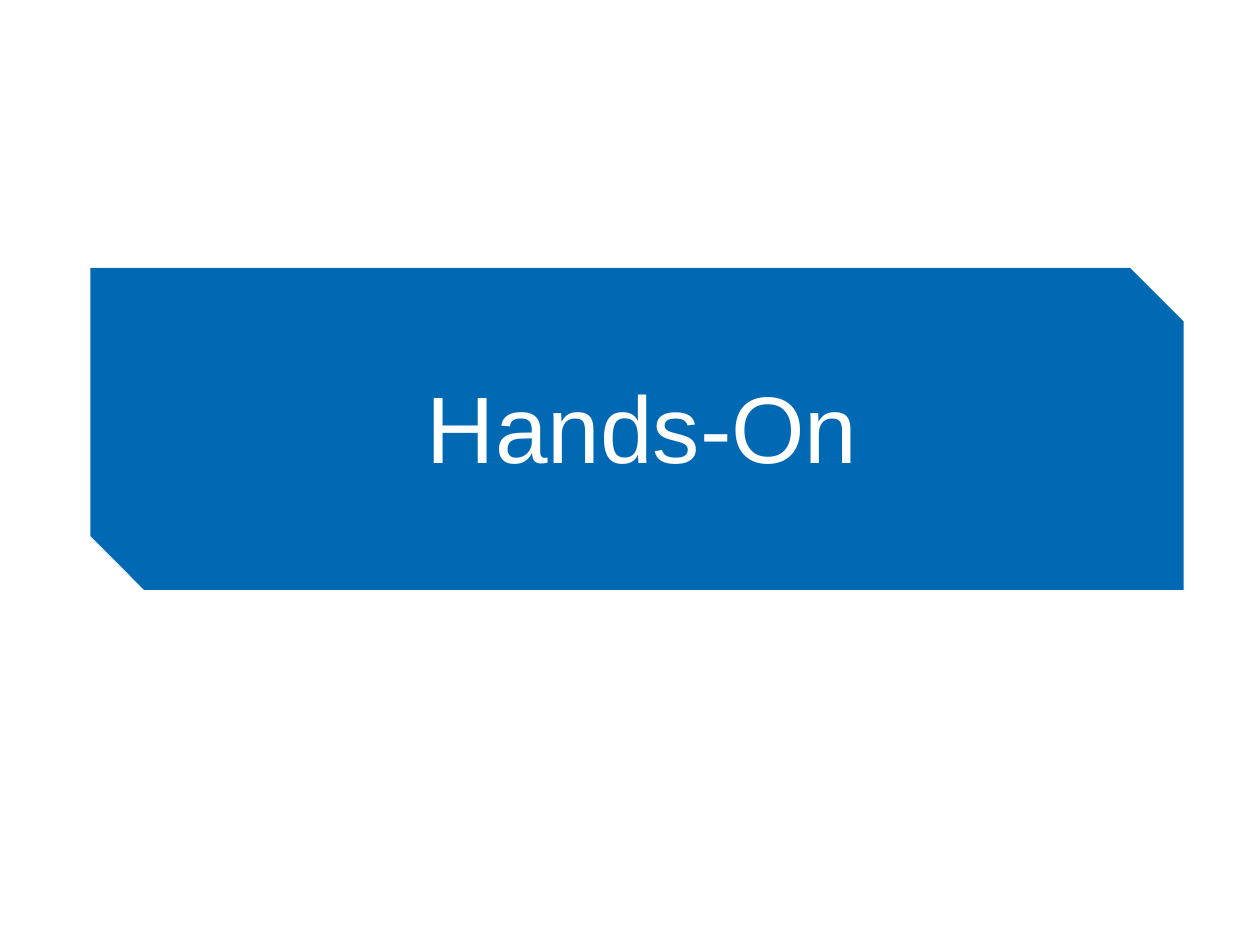
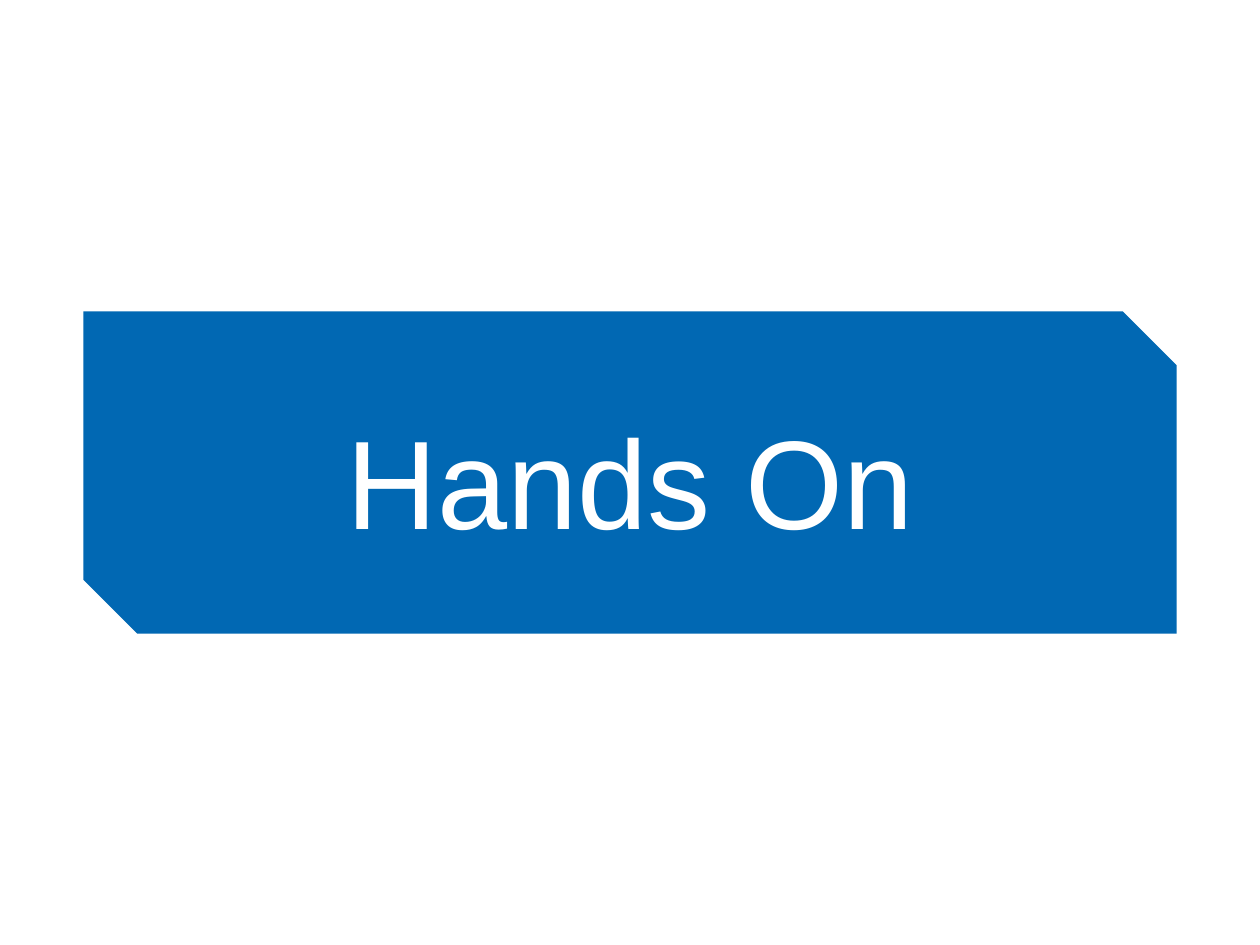
Before and after one commit to ieeeupsb/workshop-git, a slide deck: slide 33 of ppt/Workshop Git.pptx (slide 31 before the commit). Drawn at 1260x945 pixels with LibreOffice and Linux fonts; fonts in the diff are those of the drawing; background and template pictures are left out. Boxes give left, top, right and bottom in pixels: in the first picture for what was removed or moved away, otherwise in the second. Text is boxed around its words. In the diff, an @@ line names an element or a change of style, - is before the commit and + after.

```diff
--- a/ppt/Workshop Git.pptx
+++ b/ppt/Workshop Git.pptx
@@ text removed at (63,277,1197,554) @@
-<TÍTULO>
@@ snip diag rect: place and size @@
-snip diag rect at (91,268,1184,591)
+snip diag rect at (83,311,1177,634)
@@ text "Hands On": place and size @@
-text "Hands On" at (316,339,969,514)
+text "Hands On" at (346,437,913,531)
@@ text "Hands On" at (346,437,913,531): vertical alignment middle to top; fill #0168B3 to none; outline #0168B3 2 pt to none @@
@@ text at (346,437,913,531): text changed; size 54 to 72 pt @@
-Hands-On
+Hands On
```
Also in this commit, not shown: 19 other slides changed, 33 slides added, 18 slides removed, 9 other files.
